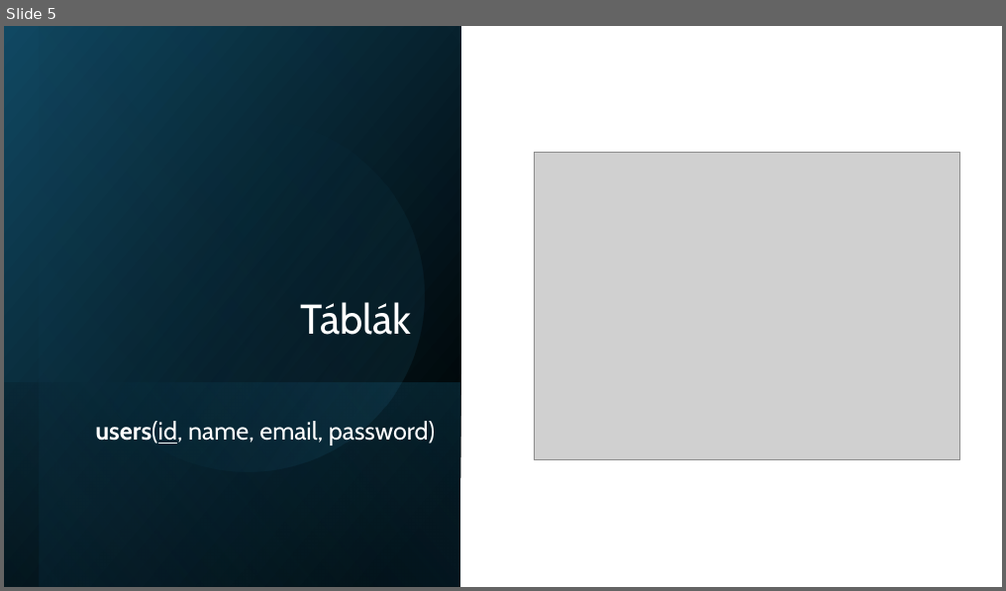
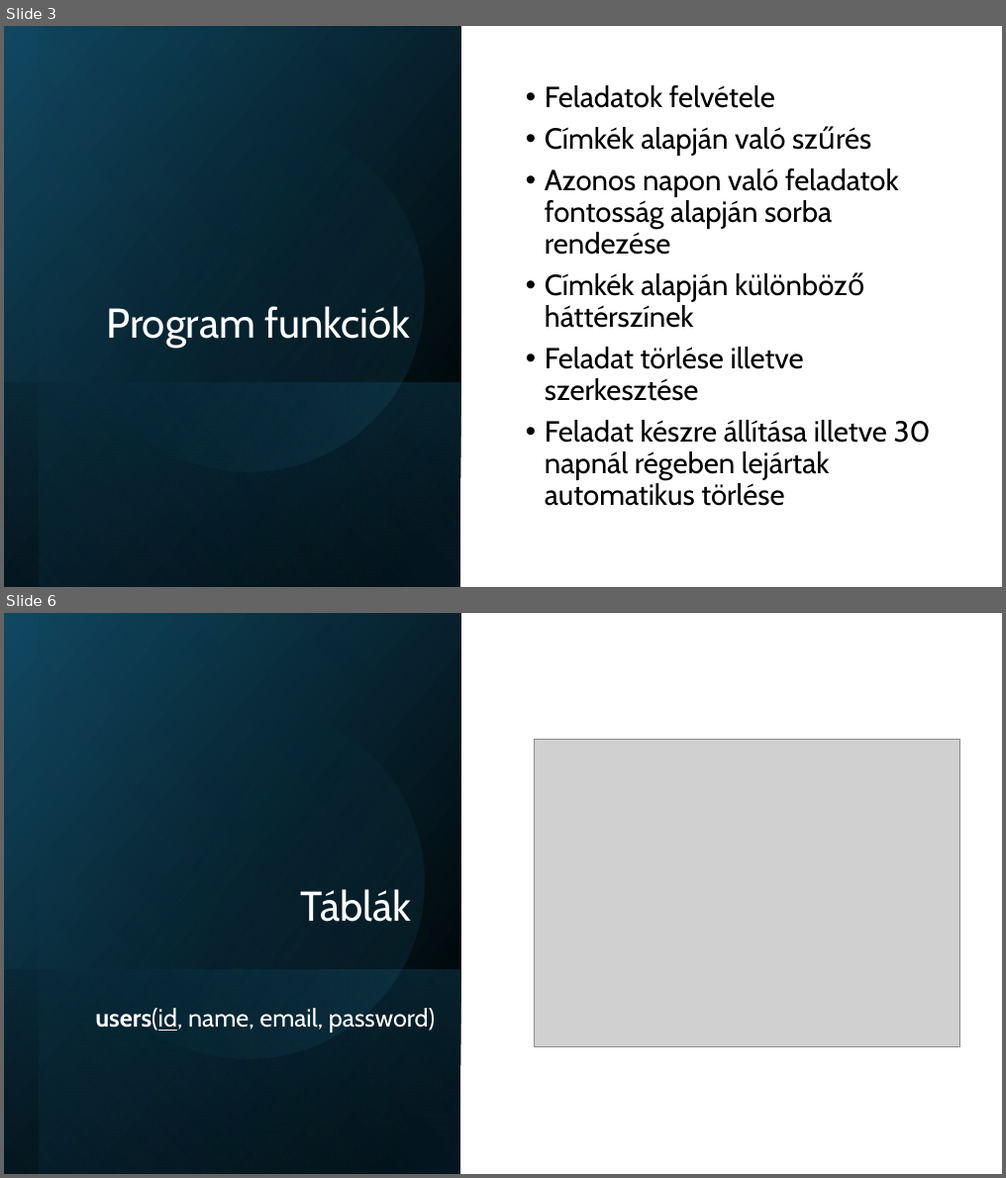
Before and after one commit to SzaboBence1027/QuickTick, a slide deck: To do list.pptx. Shown one above the other, each under a label of ours: slide 5 before the commit, slides 3 and 6 after it; the slides between them are not shown. The pictures are 1006x591 and 1006x1178 pixels, drawn with LibreOffice and Linux fonts; fonts in the diff are those of the drawing; grey boxes stand for pictures. Boxes give left, top, right and bottom in pixels: in the first picture for what was removed or moved away, otherwise in the second. Text is boxed around its words. In the diff, an @@ line names an element or a change of style, - is before the commit and + after.

```diff
--- a/To do list.pptx
+++ b/To do list.pptx
@@ slide 3 added at [4, 26, 1002, 587], background #FFFFFF @@
@@ rectangle added at [4, 26, 460, 587], fill gradient #000000 to #104862 @@
@@ rectangle added at [40, 26, 461, 587], fill gradient #000000 to #156082 @@
@@ ellipse added at [40, 86, 456, 503], fill gradient #156082 to #46B1E1 @@
@@ text added at [545, 85, 931, 506], 28 pt, text #000000 @@
+• Feladatok felvétele
+• Címkék alapján való szűrés
+• Azonos napon való feladatok fontosság alapján sorba rendezése
+• Címkék alapján különböző háttérszínek
+• Feladat törlése illetve szerkesztése
+• Feladat készre állítása illetve 30 napnál régeben lejártak automatikus törlése
@@ title added at [106, 306, 410, 348], 40 pt, text #FFFFFF @@
+Program funkciók
@@ rectangle added at [4, 382, 460, 587], fill gradient #156082 to #000000 @@
@@ what was slide 5 is now slide 6 @@
```
Also in this commit, not shown: 5 slides changed, 2 slides removed, 3 other files.
